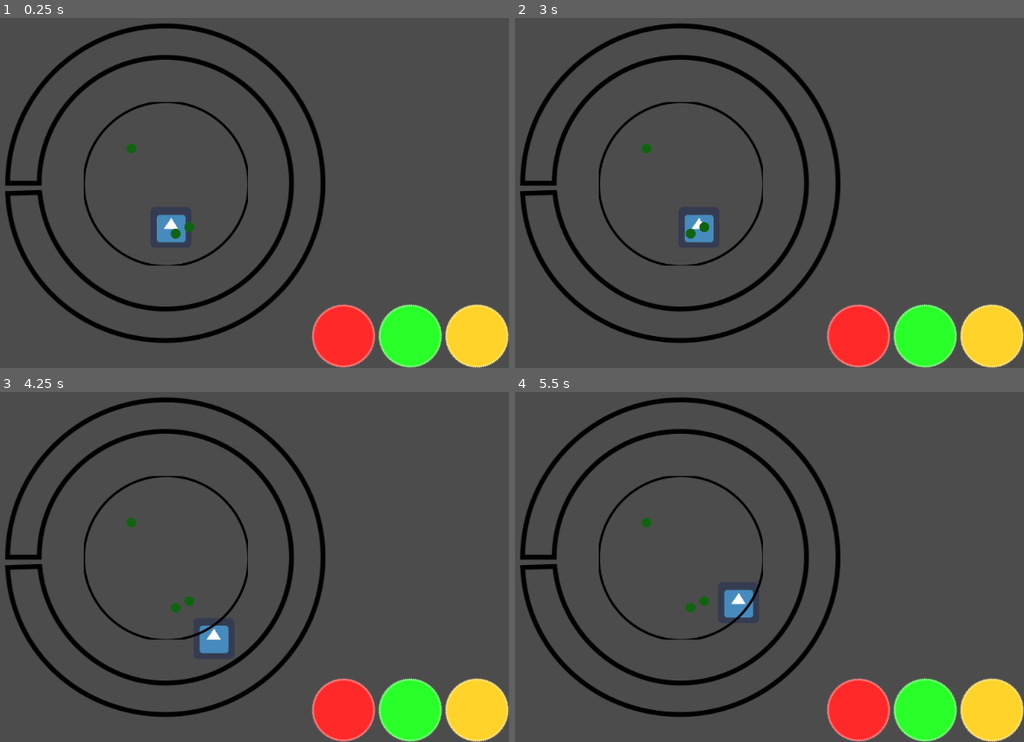
Above: before the commit, frames 1-4 (two rows, left to right).
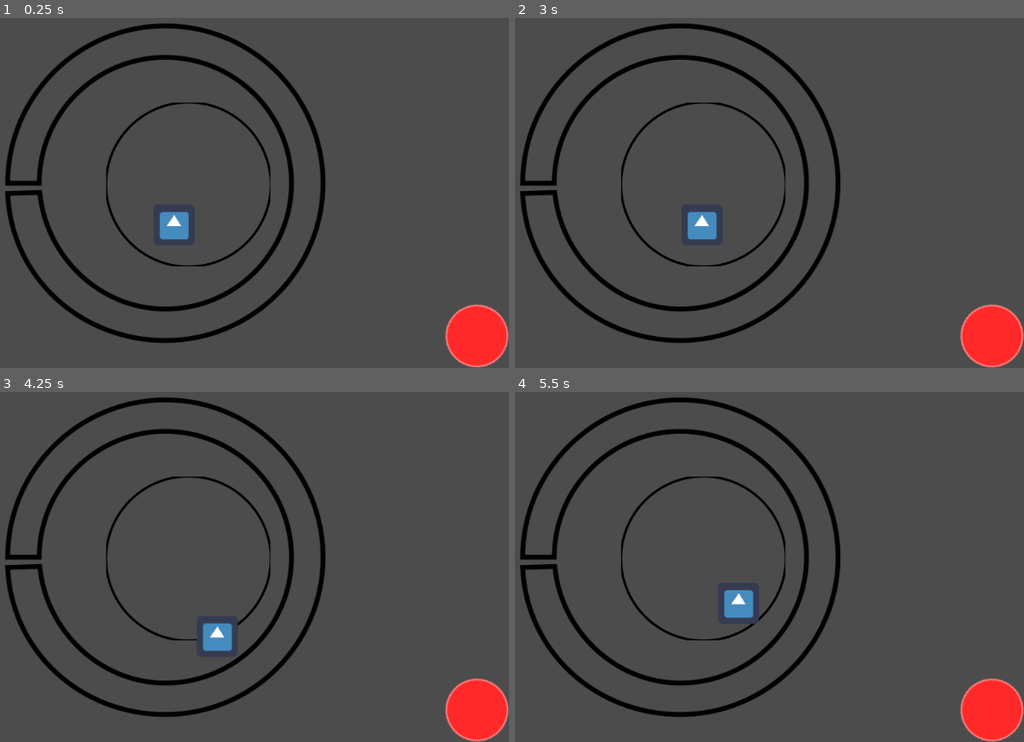
Above: after the commit, the same moments.

Repository: RevolNoom/wizarena
Game: Godot game, scene res://Functionality/Main.tscn
Two runs of this game, one before a commit and one after it. Both use one fixed random seed, a clock stepped at 60 frames per second and the inputs below. Before the commit the project starts from res://Main.tscn. The engine's default icon, where the game draws it, is replaced by a stand-in: a white triangle on a blue panel in a dark square.
Inputs (mouse positions are in pixels of both pictures, inside the frame that each line leads up to; where the layout moved, square brackets give the same spot in the first picture):
- Up to frame 1 (0.25 s): no input
- Up to frame 2 (3 s): click (993, 336) [856, 336] at 0.5 s; click (927, 336) at 1.27 s; click (993, 336) at 2.02 s; tap Enter at 2.75 s; move the mouse to (682, 182) at 2.77 s; hold Right (ui_right) from 2.78 s (still down); click (682, 182) at 2.92 s
- Up to frame 3 (4.25 s): move the mouse to (178, 609) at 3.52 s; release Right (ui_right) at 3.53 s; hold Down (ui_down) from 3.53 s (still down); click (178, 609) at 3.67 s
- Up to frame 4 (5.5 s): move the mouse to (647, 521) at 4.27 s; release Down (ui_down) at 4.28 s; hold Right (ui_right) 4.28-5.03 s; click (647, 521) at 4.42 s; tap Space at 5 s; move the mouse to (703, 602) at 5.02 s; hold Up (ui_up) from 5.03 s (still down); click (703, 602) at 5.17 s

The runs differ from the first frame. In frame 1, 7.1% of the frame differs, in the area x 16-100%, y 23-100%; in frame 2, 7.1%; in frame 3, 7.1%; in frame 4, 6.9%.

Commit message:
Implement choosing spell through spell wheel

Diff:
--- a/Fireball.gd
+++ /dev/null
@@ -1,14 +0,0 @@
-extends RigidBody2D
-
-export var _damage = 100
-export var _speed = 100
-
-
-# Called when the node enters the scene tree for the first time.
-func _ready():
-	pass # Replace with function body.
-
-
-# Called every frame. 'delta' is the elapsed time since the previous frame.
-#func _process(delta):
-#	pass
--- a/AstralTable.gd
+++ b/Functionality/AstralTable.gd
@@ -1,10 +1,15 @@
 extends Node2D
+
+
+func _ready():
+	set_process_input(false)
 
 # TODO:
 func PrepareSpell(spell):
 	_spellInWeaving = spell
 	spell.SetAstralTable(self)
 	PutStarsOnTable(spell.GetStarList())
+	set_process_input(true)
 
 func PutStarsOnTable(arrayOfStars):
 	_starsOnTable = arrayOfStars
@@ -24,6 +29,7 @@
 	for star in _starsOnTable:
 		remove_child(star)
 		star.Deactivate()
+	set_process_input(false)
 
 func _on_AstralTable_mouse_unpress():
 	_isWeaving = false
@@ -54,8 +60,8 @@
 		((event is InputEventMouseButton and event.pressed) or \
 		(event is InputEventMouseMotion and event.pressure != 0)):
 			_isWeaving = true
+			# TODO: Defer weaving until the first star is touched
 			_spellInWeaving.StartWeaving()
-
 
 
 
--- a/AstralTable.tscn
+++ b/Functionality/AstralTable.tscn
@@ -1,6 +1,6 @@
 [gd_scene load_steps=4 format=2]
 
-[ext_resource path="res://AstralTable.gd" type="Script" id=1]
+[ext_resource path="res://Functionality/AstralTable.gd" type="Script" id=1]
 [ext_resource path="res://rss/AstralTable.svg" type="Texture" id=2]
 
 [sub_resource type="CircleShape2D" id=1]
--- a/Arena.gd
+++ b/Functionality/GUI.gd
@@ -1,4 +1,4 @@
-extends Node2D
+extends Control
 
 
 # Declare member variables here. Examples:
@@ -8,9 +8,4 @@
 
 # Called when the node enters the scene tree for the first time.
 func _ready():
-	$AstralTable.PrepareSpell($Spell)
-
-
-# Called every frame. 'delta' is the elapsed time since the previous frame.
-#func _process(delta):
-#	pass
+	pass # Replace with function body.
--- a/GUI.tscn
+++ b/Functionality/GUI.tscn
@@ -1,8 +1,8 @@
 [gd_scene load_steps=4 format=2]
 
 [ext_resource path="res://rss/RedStar.svg" type="Texture" id=1]
-[ext_resource path="res://rss/GoldenStar.svg" type="Texture" id=2]
-[ext_resource path="res://rss/GreenStar.svg" type="Texture" id=3]
+[ext_resource path="res://Functionality/GUI.gd" type="Script" id=3]
+[ext_resource path="res://Functionality/SpellKey.gd" type="Script" id=4]
 
 [node name="GUI" type="Control"]
 anchor_right = 1.0
@@ -10,9 +10,14 @@
 mouse_filter = 2
 size_flags_horizontal = 3
 size_flags_vertical = 3
+script = ExtResource( 3 )
+__meta__ = {
+"_edit_use_anchors_": false
+}
 
 [node name="HBoxContainer" type="HBoxContainer" parent="."]
 margin_right = 1024.0
+mouse_filter = 2
 __meta__ = {
 "_edit_use_anchors_": false
 }
@@ -21,54 +26,54 @@
 margin_top = 4.0
 margin_right = 1024.0
 margin_bottom = 496.0
+mouse_filter = 2
 size_flags_horizontal = 3
 size_flags_vertical = 3
+__meta__ = {
+"_edit_use_anchors_": false
+}
 
 [node name="Bottom" type="HBoxContainer" parent="."]
 margin_top = 500.0
 margin_right = 1024.0
 margin_bottom = 600.0
+mouse_filter = 2
 size_flags_horizontal = 3
 __meta__ = {
 "_edit_use_anchors_": false
 }
 
 [node name="Attributes" type="VBoxContainer" parent="Bottom"]
-margin_right = 712.0
+margin_right = 920.0
 margin_bottom = 100.0
+mouse_filter = 2
 size_flags_horizontal = 3
 __meta__ = {
 "_edit_use_anchors_": false
 }
 
 [node name="Health" type="TextureProgress" parent="Bottom/Attributes"]
-margin_right = 712.0
+margin_right = 920.0
 margin_bottom = 1.0
+mouse_filter = 2
 
 [node name="Focus" type="TextureProgress" parent="Bottom/Attributes"]
 margin_top = 5.0
-margin_right = 712.0
+margin_right = 920.0
 margin_bottom = 6.0
+mouse_filter = 2
 
 [node name="SpellSlot" type="HBoxContainer" parent="Bottom"]
-margin_left = 716.0
+margin_left = 924.0
 margin_right = 1024.0
 margin_bottom = 100.0
+mouse_filter = 2
 
 [node name="1" type="TextureButton" parent="Bottom/SpellSlot"]
 margin_right = 100.0
 margin_bottom = 100.0
+mouse_filter = 1
 texture_normal = ExtResource( 1 )
 stretch_mode = 2
-
-[node name="2" type="TextureButton" parent="Bottom/SpellSlot"]
-margin_left = 104.0
-margin_right = 204.0
-margin_bottom = 100.0
-texture_normal = ExtResource( 3 )
-
-[node name="3" type="TextureButton" parent="Bottom/SpellSlot"]
-margin_left = 208.0
-margin_right = 308.0
-margin_bottom = 100.0
-texture_normal = ExtResource( 2 )
+script = ExtResource( 4 )
+_keyBinding = " "
--- /dev/null
+++ b/Functionality/GlobalState.gd
@@ -0,0 +1,10 @@
+extends Node
+
+signal spell_changed(spell)
+
+var _player
+#var _spellSlot Petition to kill this off
+
+func SetSpell(spell):
+	#_spellSlot = spell
+	emit_signal("spell_changed", spell)
--- /dev/null
+++ b/Functionality/GlobalState.tscn
@@ -0,0 +1,16 @@
+[gd_scene load_steps=4 format=2]
+
+[ext_resource path="res://Functionality/AstralTable.tscn" type="PackedScene" id=1]
+[ext_resource path="res://Functionality/SpellWheel.tscn" type="PackedScene" id=2]
+[ext_resource path="res://Functionality/GlobalState.gd" type="Script" id=4]
+
+[node name="GlobalState" type="Node"]
+script = ExtResource( 4 )
+
+[node name="AstralTable" parent="." instance=ExtResource( 1 )]
+position = Vector2( 523.842, 312.718 )
+
+[node name="ProjectileDump" type="Node" parent="."]
+
+[node name="SpellWheel" parent="." instance=ExtResource( 2 )]
+position = Vector2( -11.1119, 12.6992 )
--- /dev/null
+++ b/Functionality/Main.gd
@@ -0,0 +1,4 @@
+extends Node2D
+
+func _ready():
+	$"/root/GlobalState"._player = $Player
--- /dev/null
+++ b/Functionality/Main.tscn
@@ -0,0 +1,17 @@
+[gd_scene load_steps=5 format=2]
+
+[ext_resource path="res://Functionality/Main.gd" type="Script" id=1]
+[ext_resource path="res://Functionality/Player.tscn" type="PackedScene" id=2]
+[ext_resource path="res://Functionality/GUI.tscn" type="PackedScene" id=4]
+[ext_resource path="res://Functionality/Arena.tscn" type="PackedScene" id=6]
+
+[node name="Main" type="Node2D"]
+script = ExtResource( 1 )
+
+[node name="Arena" parent="." instance=ExtResource( 6 )]
+position = Vector2( 488.294, 311.039 )
+
+[node name="Player" parent="." instance=ExtResource( 2 )]
+position = Vector2( 501.577, 375.96 )
+
+[node name="GUI" parent="." instance=ExtResource( 4 )]
--- a/Player.tscn
+++ b/Functionality/Player.tscn
@@ -1,17 +1,17 @@
 [gd_scene load_steps=4 format=2]
 
-[ext_resource path="res://icon.png" type="Texture" id=1]
-[ext_resource path="res://Player.gd" type="Script" id=2]
+[ext_resource path="res://Player.gd" type="Script" id=1]
+[ext_resource path="res://icon.png" type="Texture" id=2]
 
 [sub_resource type="RectangleShape2D" id=1]
 extents = Vector2( 31.3443, 31.4673 )
 
 [node name="Player" type="KinematicBody2D"]
-script = ExtResource( 2 )
+script = ExtResource( 1 )
 _speed = 100
 
 [node name="CollisionShape2D" type="CollisionShape2D" parent="."]
 shape = SubResource( 1 )
 
 [node name="Sprite" type="Sprite" parent="."]
-texture = ExtResource( 1 )
+texture = ExtResource( 2 )
--- /dev/null
+++ b/Functionality/SpellKey.gd
@@ -0,0 +1,27 @@
+extends TextureButton
+
+var _activable
+export var _keyBinding = ""
+
+
+# Called when the node enters the scene tree for the first time.
+func _ready():
+	var err = connect("pressed", self, "_on_SpellKey_pressed")
+	err = GlobalState.connect("spell_changed", self, "change_spell")
+
+func _on_SpellKey_pressed():
+	if _activable == null:
+		return
+
+	# TODO: Check InputInspector return
+	_activable.Activate(GlobalState._player)
+	change_spell(null)
+
+func _unhandled_key_input(event):
+	if event.pressed and event.scancode == ord(_keyBinding):
+		_on_SpellKey_pressed()
+
+func change_spell(spell):
+	if _activable != null:
+		_activable.queue_free()
+	_activable = spell
--- /dev/null
+++ b/Functionality/SpellSlot.gd
@@ -0,0 +1,36 @@
+extends PathFollow2D
+
+
+
+func RefersTo(newSpell: Spell):
+	_spell = newSpell
+
+	$Button/Sprite.texture = newSpell._icon_texture
+	# TODO: Uniformly resize texture size
+	# $Sprite.texture.get_size()
+
+
+var _spell
+
+# Two Signals to work-around a problem
+# SpellWheel can intercept InputEventMouseButton
+# but SpellSlot loses it
+# I don't know why the click is not propagated to this button
+# even though it can intercept MouseMotion
+#func _on_Button_input_event(_viewport, event, _shape_idx):
+#	print("Button" + str(event))
+#	if event is InputEventMouseButton:
+#		if event.pressed == false:
+#			print("SetSpell")
+
+var _isHoveredOn
+func _on_Button_mouse_entered():
+	_isHoveredOn = true
+
+func _on_Button_mouse_exited():
+	_isHoveredOn = false
+
+func _on_mouse_unclick():
+	if _isHoveredOn:
+		GlobalState.get_node("AstralTable").PrepareSpell(_spell)
+	_isHoveredOn = false
--- /dev/null
+++ b/Functionality/SpellSlot.tscn
@@ -0,0 +1,18 @@
+[gd_scene load_steps=3 format=2]
+
+[ext_resource path="res://Functionality/SpellSlot.gd" type="Script" id=1]
+
+[sub_resource type="CircleShape2D" id=1]
+radius = 39.7378
+
+[node name="SpellSlot" type="PathFollow2D"]
+script = ExtResource( 1 )
+
+[node name="Button" type="Area2D" parent="."]
+
+[node name="CollisionShape2D" type="CollisionShape2D" parent="Button"]
+shape = SubResource( 1 )
+
+[node name="Sprite" type="Sprite" parent="Button"]
+[connection signal="mouse_entered" from="Button" to="." method="_on_Button_mouse_entered"]
+[connection signal="mouse_exited" from="Button" to="." method="_on_Button_mouse_exited"]
--- /dev/null
+++ b/Functionality/SpellWheel.gd
@@ -0,0 +1,50 @@
+extends Path2D
+
+#TODO: There's add new spell, there should be remove spell
+
+func _ready():
+	$SpellSlot0.RefersTo($SpellSlot0/Spell)
+
+func AddNewSpell(newSpell: Spell):
+	var emptyslot = FindEmptySlot()
+	if emptyslot == null:
+		print("Can't find empty slot")
+		return
+
+	var ss = preload("res://Functionality/SpellSlot.tscn")
+	var newSS = ss.instance()
+
+	emptyslot.add_child(newSS)
+	newSS.RefersTo(newSpell)
+
+
+func FindEmptySlot():
+	for i in range(0, 8):
+		var slot = get_node("SpellSlot"+str(i))
+		if slot.get_child_count() == 0:
+			return slot
+	return null
+
+var _isHolding = false
+func _unhandled_input(event):
+	if event is InputEventMouseButton:
+		_isHolding = event.pressed
+		global_position = event.global_position
+
+	if not visible and _isHolding and event is InputEventMouseMotion :
+		OpenWheel()
+
+	elif visible and not _isHolding:
+		NotifySlotsOnMouseUnclick()
+		CloseWheel()
+
+func OpenWheel():
+	visible = true
+
+func CloseWheel():
+	visible = false
+
+# See SpellSlot for reason why I have to do this
+func NotifySlotsOnMouseUnclick():
+	for slot in get_children():
+		slot._on_mouse_unclick()
--- /dev/null
+++ b/Functionality/SpellWheel.tscn
@@ -0,0 +1,20 @@
+[gd_scene load_steps=5 format=2]
+
+[ext_resource path="res://Spell/Spell.tscn" type="PackedScene" id=1]
+[ext_resource path="res://Functionality/SpellSlot.tscn" type="PackedScene" id=2]
+[ext_resource path="res://Functionality/SpellWheel.gd" type="Script" id=3]
+
+[sub_resource type="Curve2D" id=1]
+_data = {
+"points": PoolVector2Array( 0, 0, 0, 0, 0.0618744, -129.636, 0, 0, 0, 0, 89.1517, -91.7728, 0, 0, 0, 0, 127.46, -0.901093, 0, 0, 0, 0, 91.8244, 93.5342, 0, 0, 0, 0, -0.383575, 132.288, 0, 0, 0, 0, -97.0461, 83.7343, 0, 0, 0, 0, -130.9, 2.66251, 0, 0, 0, 0, -92.5916, -86.4274, 0, 0, 0, 0, 0.507324, -130.081 )
+}
+
+[node name="SpellWheel" type="Path2D"]
+curve = SubResource( 1 )
+script = ExtResource( 3 )
+
+[node name="SpellSlot0" parent="." instance=ExtResource( 2 )]
+position = Vector2( 0.0618744, -129.636 )
+rotation = 0.401866
+
+[node name="Spell" parent="SpellSlot0" instance=ExtResource( 1 )]
--- a/Main.tscn
+++ /dev/null
@@ -1,24 +0,0 @@
-[gd_scene load_steps=7 format=2]
-
-[ext_resource path="res://Arena.gd" type="Script" id=1]
-[ext_resource path="res://GUI.tscn" type="PackedScene" id=2]
-[ext_resource path="res://AstralTable.tscn" type="PackedScene" id=3]
-[ext_resource path="res://Spell/Spell.tscn" type="PackedScene" id=4]
-[ext_resource path="res://Player.tscn" type="PackedScene" id=5]
-[ext_resource path="res://Arena.tscn" type="PackedScene" id=6]
-
-[node name="Main" type="Node2D"]
-script = ExtResource( 1 )
-
-[node name="GUI" parent="." instance=ExtResource( 2 )]
-
-[node name="Player" parent="." instance=ExtResource( 5 )]
-position = Vector2( 496.958, 380.474 )
-
-[node name="AstralTable" parent="." instance=ExtResource( 3 )]
-position = Vector2( 489.223, 312.065 )
-
-[node name="Spell" parent="." instance=ExtResource( 4 )]
-
-[node name="Arena" parent="." instance=ExtResource( 6 )]
-position = Vector2( 488.294, 311.039 )
--- a/Player.gd
+++ b/Player.gd
@@ -15,7 +15,7 @@
 	if Input.is_action_pressed("ui_down"):
 		velocity.y = _speed
 
-	move_and_slide(velocity)
+	var dontcare = move_and_slide(velocity)
 
 
 
--- /dev/null
+++ b/Spell/Fireball/ActivableFireball.gd
@@ -0,0 +1,15 @@
+extends Node
+
+# Return an InputInspector if this spell needs extra input
+# Else, cast the spell and return null
+func Activate(caster):
+	var fireball = preload("./Fireball.tscn")
+	var fb = fireball.instance()
+	GlobalState.get_node("ProjectileDump").add_child(fb)
+	fb.set_global_position(caster.get_global_position())
+	fb.set_global_rotation(caster.get_global_rotation())
+	fb.add_collision_exception_with(caster)
+
+
+	var impulse = Vector2(300, 0).rotated(fb.get_global_rotation())
+	fb.apply_central_impulse(impulse)
--- /dev/null
+++ b/Spell/Fireball/ActivableFireball.tscn
@@ -0,0 +1,6 @@
+[gd_scene load_steps=2 format=2]
+
+[ext_resource path="res://Spell/Fireball/ActivableFireball.gd" type="Script" id=1]
+
+[node name="ActivableFireball" type="Node"]
+script = ExtResource( 1 )
--- /dev/null
+++ b/Spell/Fireball/Fireball.gd
@@ -0,0 +1,13 @@
+extends RigidBody2D
+
+func _on_Fireball_body_entered(body):
+	if body.get_class() == "Player":
+		#TODO: Is this "if" working?
+		pass
+	BecomeDisabled()
+	queue_free()
+
+func BecomeDisabled():
+	self.visible = false
+	set_deferred("collision_mask", 0)
+	set_deferred("collision_layer", 0)
--- a/Fireball.tscn
+++ b/Spell/Fireball/Fireball.tscn
@@ -1,12 +1,14 @@
 [gd_scene load_steps=4 format=2]
 
 [ext_resource path="res://rss/GoldenStar.svg" type="Texture" id=1]
-[ext_resource path="res://Fireball.gd" type="Script" id=2]
+[ext_resource path="res://Spell/Fireball/Fireball.gd" type="Script" id=2]
 
 [sub_resource type="CircleShape2D" id=1]
 radius = 9.13504
 
 [node name="Fireball" type="RigidBody2D"]
+contacts_reported = 1
+contact_monitor = true
 script = ExtResource( 2 )
 
 [node name="CollisionShape2D" type="CollisionShape2D" parent="."]
@@ -15,3 +17,4 @@
 [node name="Sprite" type="Sprite" parent="."]
 scale = Vector2( 0.190425, 0.190425 )
 texture = ExtResource( 1 )
+[connection signal="body_entered" from="." to="." method="_on_Fireball_body_entered"]
--- a/Spell/Spell.gd
+++ b/Spell/Spell.gd
@@ -4,10 +4,13 @@
 
 extends Node
 
+class_name Spell
+
 func _ready():
+	_activable = get_node(_activable_path)
+
 	# Keep the references to children
 	# But they won't show up in the scene
-	# This is better, to
 	_starList = $Star.get_children()
 	for star in _starList:
 		$Star.remove_child(star)
@@ -44,15 +47,14 @@
 	EndWeaving()
 
 func _on_StarTouched(_star):
-	var completed = TestCompleteness()
-	print("Completeness: " + str(completed))
-	if completed:
+	if IsCompleted():
 		EndWeaving()
+		GlobalState.SetSpell(_activable)
 
-func FailedByStarLock(lockedStar):
+func FailedByStarLock(_lockedStar):
 	print("Spell failed: Mouse drawn over locked star.")
 
-func TestCompleteness():
+func IsCompleted():
 	for star in _starList:
 		if not star.IsTouched():
 			return false
@@ -61,3 +63,9 @@
 # The astral table to communicate with
 var _masterTable
 var _starList
+
+
+export(StreamTexture) var _icon_texture
+
+export(NodePath) var _activable_path
+var _activable
--- a/Spell/Spell.tscn
+++ b/Spell/Spell.tscn
@@ -1,10 +1,14 @@
-[gd_scene load_steps=3 format=2]
+[gd_scene load_steps=5 format=2]
 
 [ext_resource path="res://Spell/Spell.gd" type="Script" id=1]
-[ext_resource path="res://Spell/Star/Star.tscn" type="PackedScene" id=2]
+[ext_resource path="res://Star/Star.tscn" type="PackedScene" id=2]
+[ext_resource path="res://Spell/Fireball/ActivableFireball.tscn" type="PackedScene" id=3]
+[ext_resource path="res://rss/GoldenStar.svg" type="Texture" id=4]
 
 [node name="Spell" type="Node"]
 script = ExtResource( 1 )
+_icon_texture = ExtResource( 4 )
+_activable_path = NodePath("ActivableFireball")
 
 [node name="Star" type="Node" parent="."]
 
@@ -16,4 +20,4 @@
 
 [node name="Collective" type="Node" parent="."]
 
-[node name="Effect" type="Node" parent="."]
+[node name="ActivableFireball" parent="." instance=ExtResource( 3 )]
--- a/Spell/Star/Star.gd
+++ b/Star/Star.gd
@@ -41,14 +41,14 @@
 func LockedBy(anotherStar):
 	if not IsTouched():
 		_locks.append(anotherStar)
-		connect("unlock", anotherStar, "_on_Star_unlock")
+		var err = connect("unlock", anotherStar, "_on_Star_unlock")
 
 func _on_Star_unlock(locker):
 	_locks.erase(locker)
 	disconnect("unlock", locker, "_on_Star_unlock")
 
 
-func _on_Star_input_event(viewport, event, shape_idx):
+func _on_Star_input_event(_viewport, event, _shape_idx):
 	if not event is InputEventMouse:
 		return
 
--- a/Spell/Star/Star.tscn
+++ b/Star/Star.tscn
@@ -1,7 +1,8 @@
 [gd_scene load_steps=4 format=2]
 
-[ext_resource path="res://Spell/Star/Star.gd" type="Script" id=1]
+[ext_resource path="res://Star/Star.gd" type="Script" id=1]
 [ext_resource path="res://rss/GreenStar.svg" type="Texture" id=2]
+
 
 [sub_resource type="CircleShape2D" id=1]
 radius = 7.98617
--- a/project.godot
+++ b/project.godot
@@ -8,21 +8,34 @@
 
 config_version=4
 
-_global_script_classes=[  ]
+_global_script_classes=[ {
+"base": "Node",
+"class": "Spell",
+"language": "GDScript",
+"path": "res://Spell/Spell.gd"
+} ]
 _global_script_class_icons={
-
+"Spell": ""
 }
 
 [application]
 
 config/name="Wizarena"
-run/main_scene="res://Main.tscn"
+run/main_scene="res://Functionality/Main.tscn"
 config/icon="res://icon.png"
+
+[autoload]
+
+GlobalState="*res://Functionality/GlobalState.tscn"
 
 [debug]
 
 gdscript/warnings/unused_variable=false
 
+[physics]
+
+2d/default_gravity=0
+
 [rendering]
 
 environment/default_environment="res://default_env.tres"
Renamed: Arena.tscn -> Functionality/Arena.tscn
Not shown, changed: design/Wizarena.uxf
